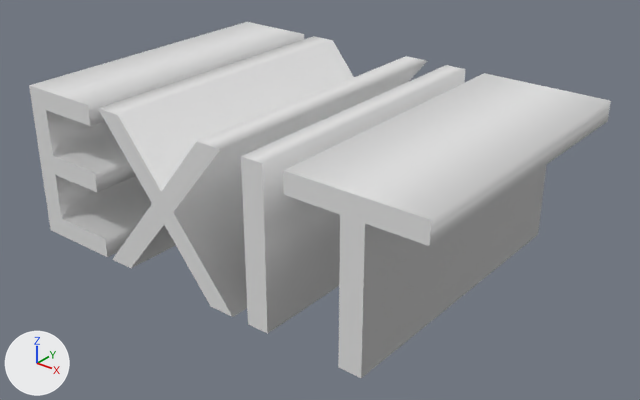
One commit to the Blender file objects/exit.blend: the scene before it, then after it.
The view is the same before and after, from a camera (50 mm lens) standing at (11.71, -14.03, 10.6) and looking at (5.35, -6.08, 5.67). The axes (+X, +Y, +Z) are drawn at lower left. The lights are the same throughout. Text is drawn in Blender's own font.

The first picture shows 'Texto'.
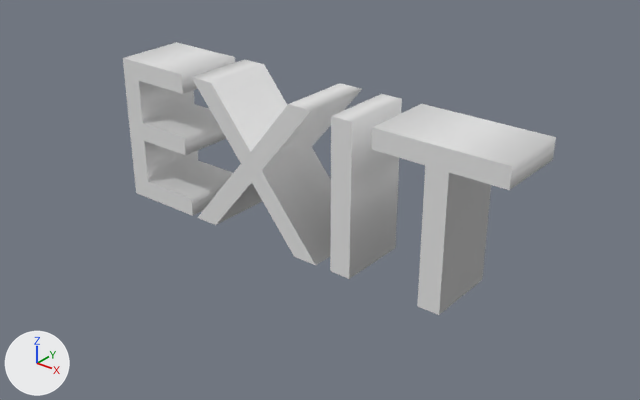
Boxes (x1, y1, x2, y2) around the edits, measured in the pictures (640 x 400 px):
'Texto', reshaped (26% narrower, 23% shorter): before (29, 22, 611, 378); after (123, 42, 556, 315)

Edits to the bpy script that builds the scene:
```text
Change txt_texto:
    txt_texto.extrude: 2.0 -> 0.5
```
